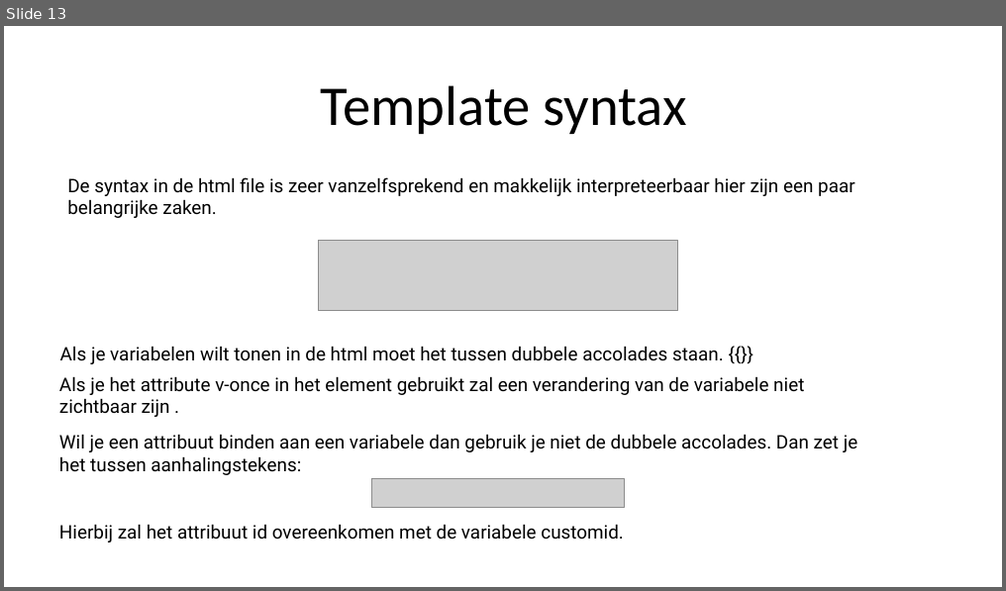
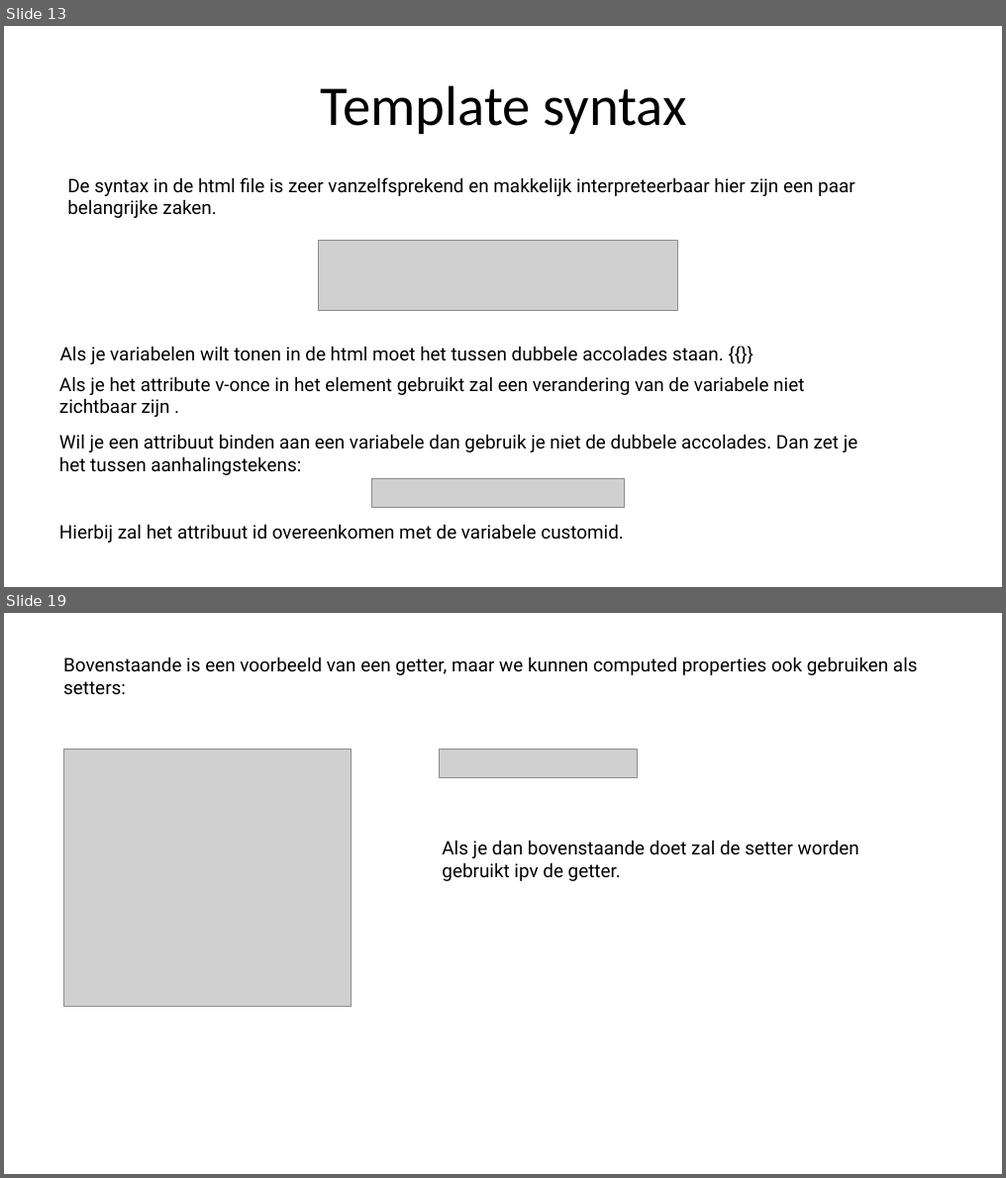
Before and after one commit to sepperenty/web-research-3, a slide deck: newTech/slideshow.pptx. Shown one above the other, each under a label of ours: slide 13 before the commit, slides 13 and 19 after it; the slides between them are not shown. The pictures are 1006x591 and 1006x1178 pixels, drawn with LibreOffice and Linux fonts; fonts in the diff are those of the drawing; grey boxes stand for pictures. Boxes give left, top, right and bottom in pixels: in the first picture for what was removed or moved away, otherwise in the second. Text is boxed around its words. In the diff, an @@ line names an element or a change of style, - is before the commit and + after.

```diff
--- a/newTech/slideshow.pptx
+++ b/newTech/slideshow.pptx
@@ slide 19 added at [4, 613, 1002, 1174], background #FFFFFF @@
@@ text added at [63, 657, 918, 695], 18 pt, text #000000 @@
+Bovenstaande is een voorbeeld van een getter, maar we kunnen computed properties ook gebruiken als setters:
@@ picture added at [63, 749, 350, 1007] @@
@@ picture added at [440, 749, 638, 777] @@
@@ text added at [442, 840, 859, 881], 18 pt, text #000000 @@
+Als je dan bovenstaande doet zal de setter worden gebruikt ipv de getter.
```
Also in this commit, not shown: 1 slide changed, 11 other slides added, 1 slide removed, 15 other files.
